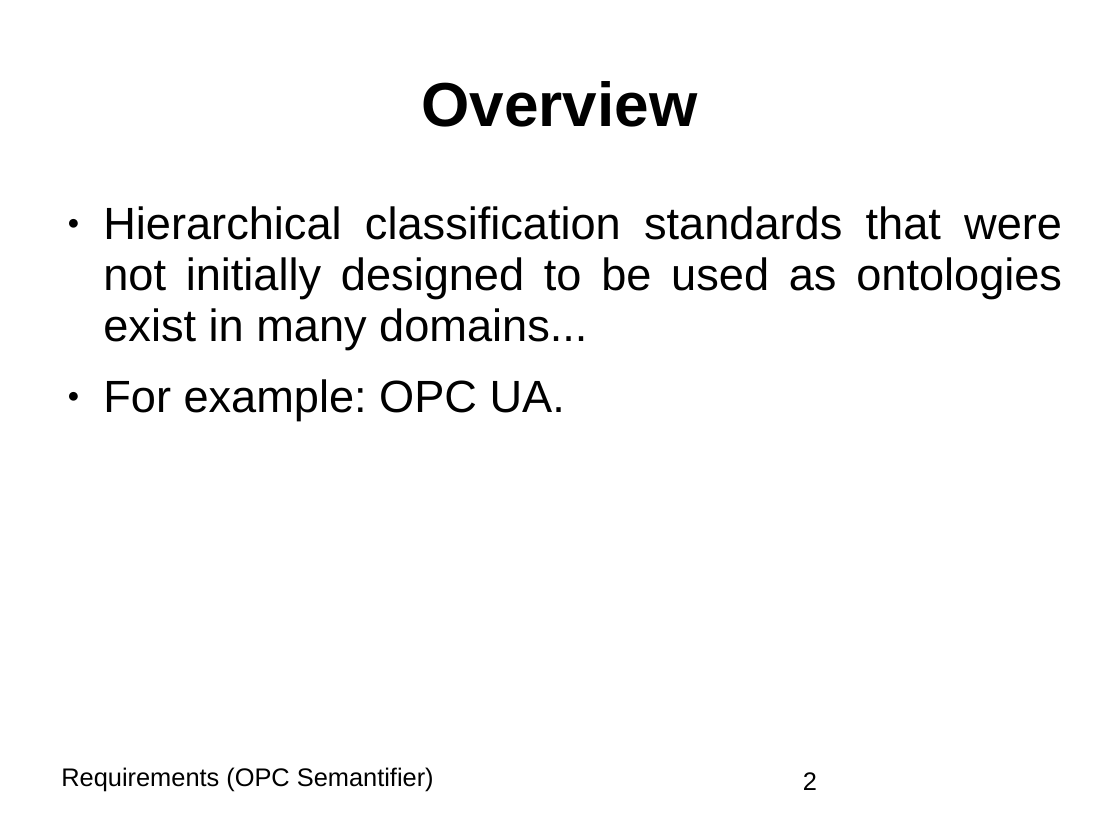
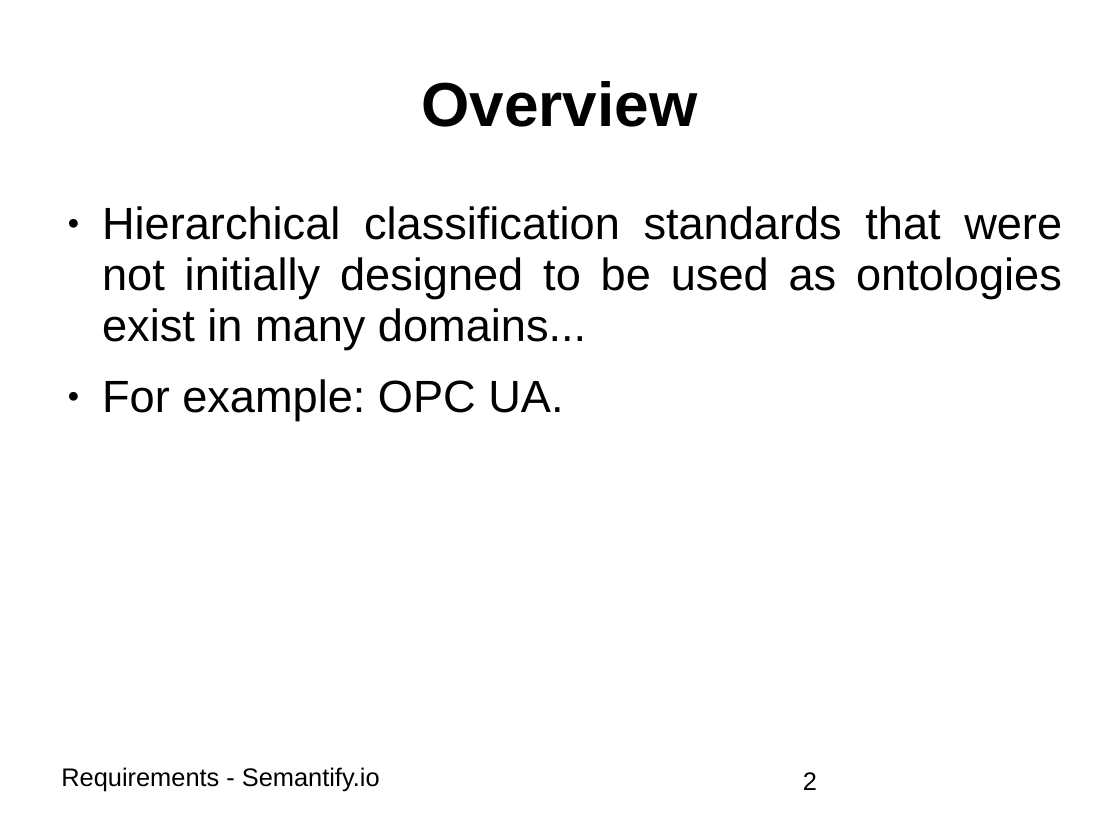
Before and after one commit to BonnWestCoast/Semantify.io-docs, a slide deck: slide 2 of 2requirements/presentation.ppt. Drawn at 1120x840 pixels with LibreOffice and Linux fonts; fonts in the diff are those of the drawing. Boxes give left, top, right and bottom in pixels: in the first picture for what was removed or moved away, otherwise in the second. Text is boxed around its words. In the diff, an @@ line names an element or a change of style, - is before the commit and + after.

Commit message:
Uploading slides as they were presented

```diff
--- a/2requirements/presentation.ppt
+++ b/2requirements/presentation.ppt
@@ text "Hierarchical classification standards that were ..." at (x1=102, y1=206, x2=1062, y2=421): indent changed @@
@@ text at (x1=61, y1=767, x2=380, y2=791): text changed @@
-Requirements (OPC Semantifier)
+Requirements - Semantify.io
```
Also in this commit, not shown: 6 other slides changed, 2 slides added, 1 slide removed, 1 other file.
